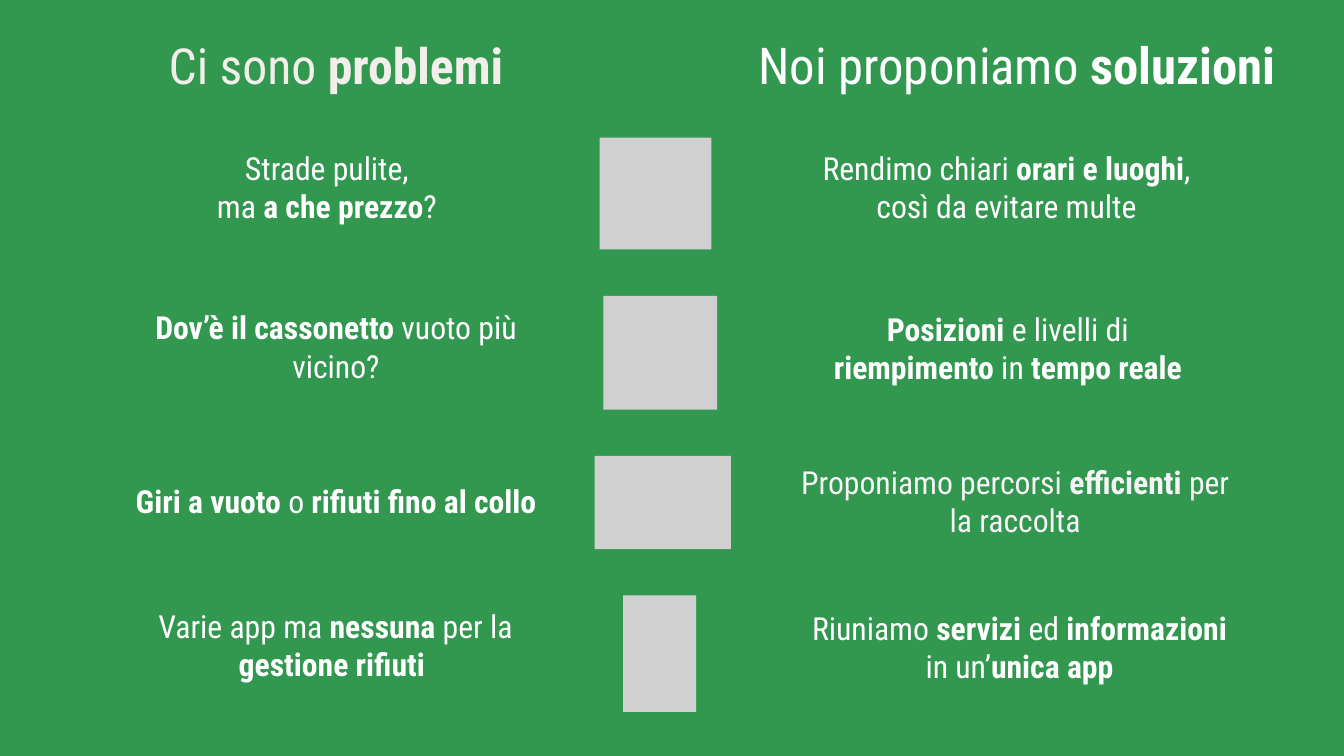
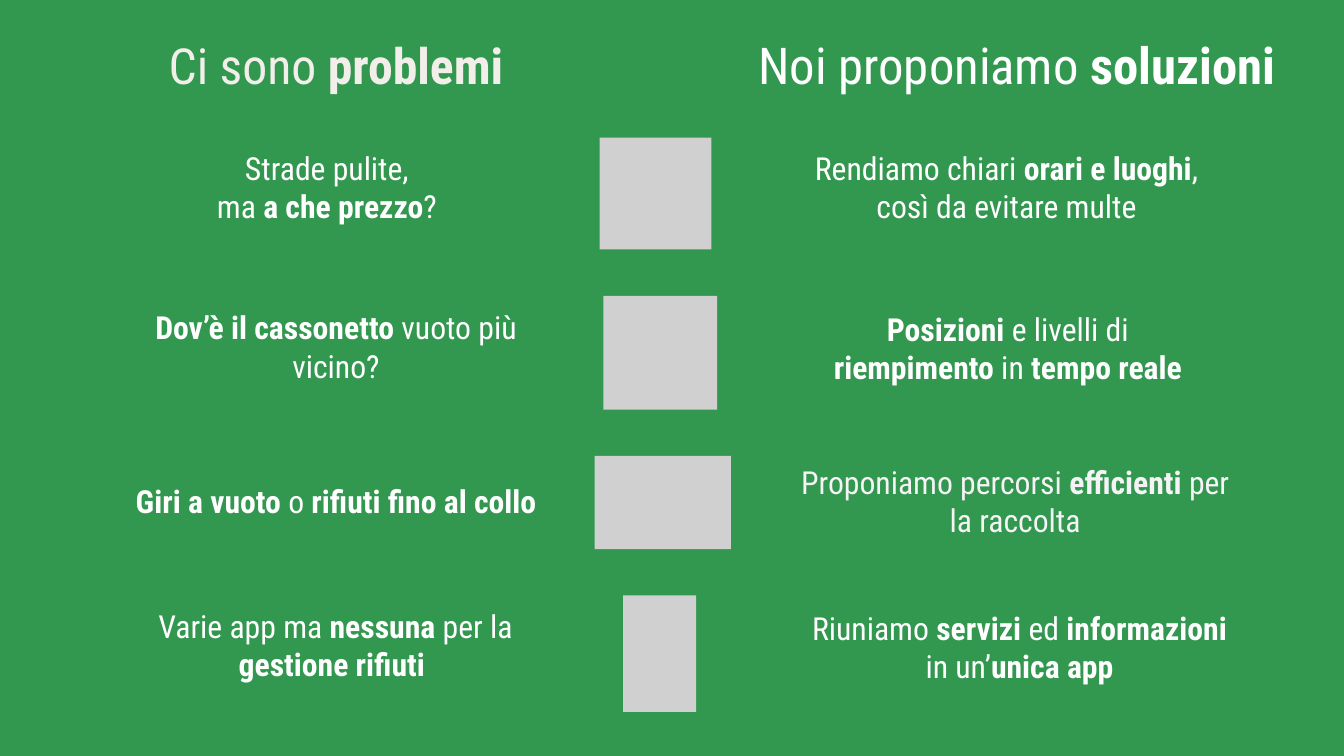
Before and after one commit to jagorev/EcoTrack, a slide deck: slide 2 of pitch/1.pptx. Drawn at 1344x756 pixels with LibreOffice and Linux fonts; fonts in the diff are those of the drawing; grey boxes stand for pictures; background and template pictures are left out. Boxes give left, top, right and bottom in pixels: in the first picture for what was removed or moved away, otherwise in the second. Text is boxed around its words. In the diff, an @@ line names an element or a change of style, - is before the commit and + after.

Commit message:
presentazione definitiva corretta

```diff
--- a/pitch/1.pptx
+++ b/pitch/1.pptx
@@ text at (x1=815, y1=156, x2=1198, y2=219): text changed @@
-Rendimo chiari orari e luoghi, così da evitare multe
+Rendiamo chiari orari e luoghi, così da evitare multe
```
Also in this commit, not shown: 2 other files.
